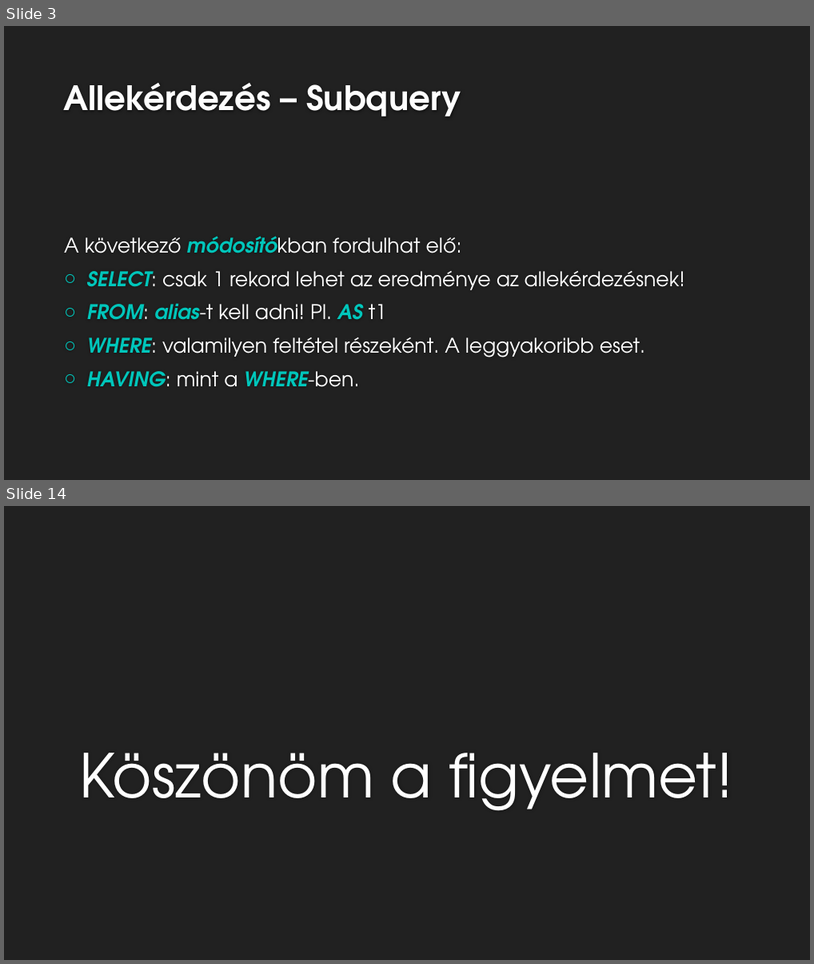
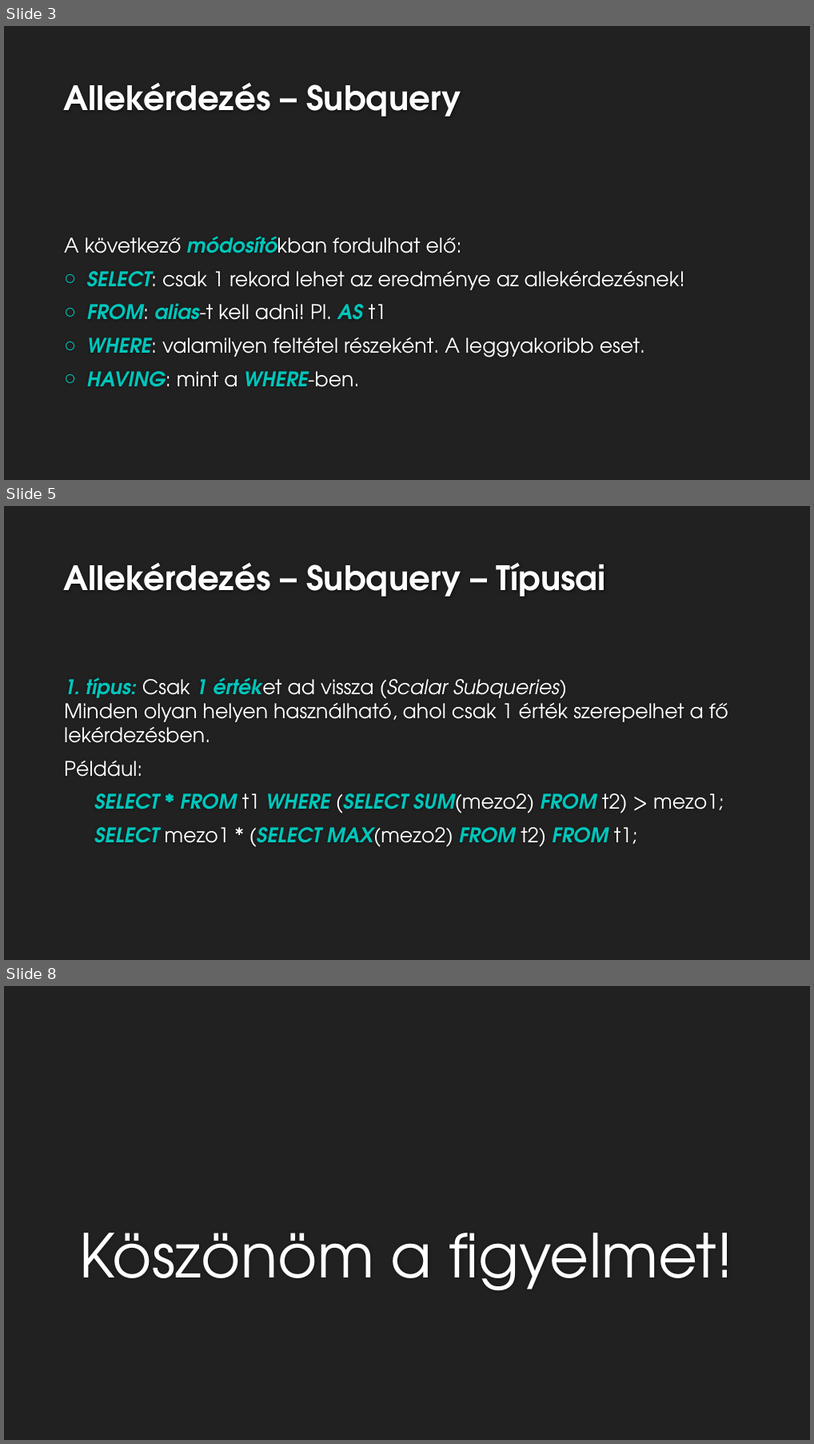
Before and after one commit to pepaSuli/sqltananyag, a slide deck: 19.lecke/AdatbázisTervezés19.pptx. Shown one above the other, each under a label of ours: slides 3 and 14 before the commit, slides 3, 5 and 8 after it; the slides between them are not shown. The pictures are 814x964 and 814x1444 pixels, drawn with LibreOffice and Linux fonts; fonts in the diff are those of the drawing; background and template pictures are left out. Boxes give left, top, right and bottom in pixels: in the first picture for what was removed or moved away, otherwise in the second. Text is boxed around its words. In the diff, an @@ line names an element or a change of style, - is before the commit and + after.

Commit message:
19. Belső select

```diff
--- a/19.lecke/AdatbázisTervezés19.pptx
+++ b/19.lecke/AdatbázisTervezés19.pptx
@@ slide 5 added at [4,506,810,960], background #212121 @@
@@ title added at [64,563,606,596], 40 pt, text #FEFEFE, bold @@
+Allekérdezés – Subquery – Típusai
@@ text added at [64,677,729,847], 24 pt, text #FFFFFF @@
+1. típus: Csak 1 értéket ad vissza (Scalar Subqueries)
+Minden olyan helyen használható, ahol csak 1 érték szerepelhet a fő lekérdezésben.
+Például:
+SELECT * FROM t1 WHERE (SELECT SUM(mezo2) FROM t2) > mezo1;
+SELECT mezo1 * (SELECT MAX(mezo2) FROM t2) FROM t1;
@@ what was slide 14 is now slide 8 @@
```
Also in this commit, not shown: 1 slide changed, 2 other slides added, 9 slides removed.
